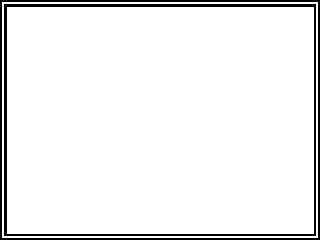
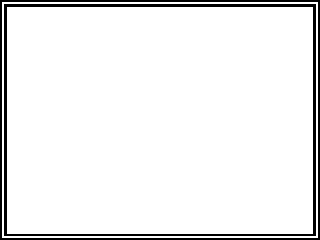
Layer changes from the first 320px x 240px image to the second:
added layer "Pasted Layer" above "background.png" over [313, 7, 314, 234]
